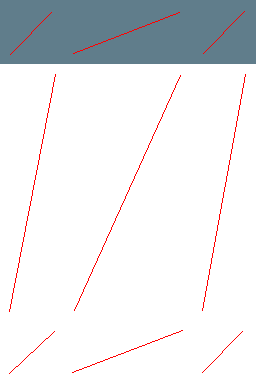
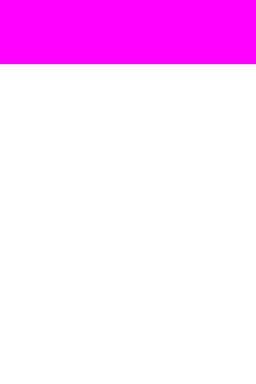
Before/after of a 256×384 layered artwork. What changed in the layer stack:
added layer "Skeleton" above "Social.Markers" over [0, 0, 256, 374]
